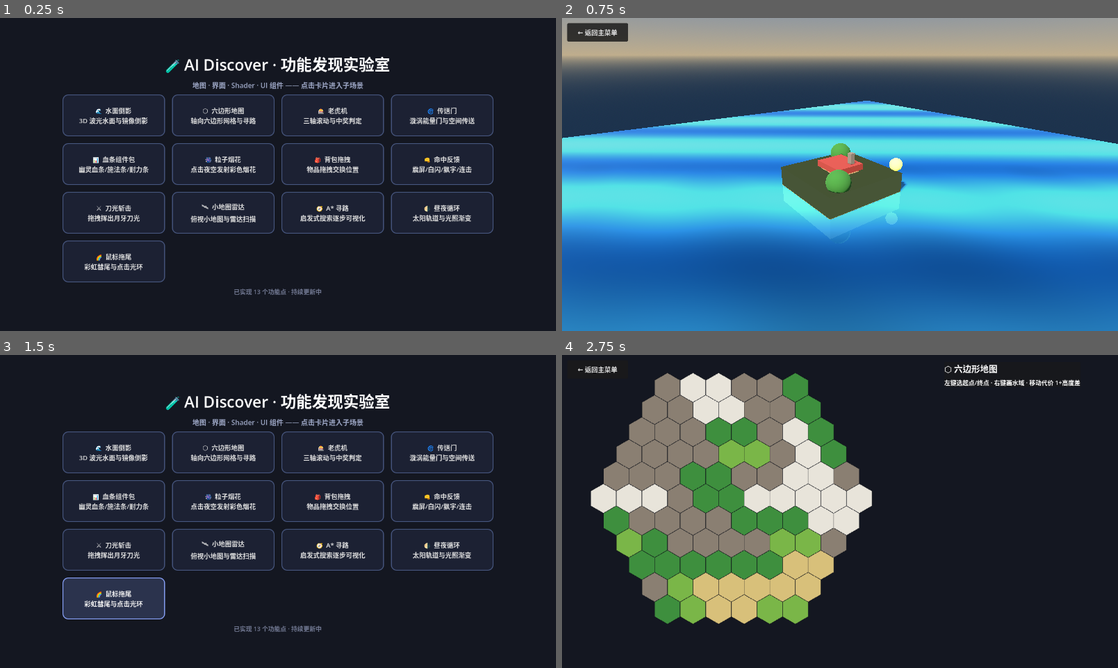
Above: before the commit, frames 1-4 (two rows, left to right).
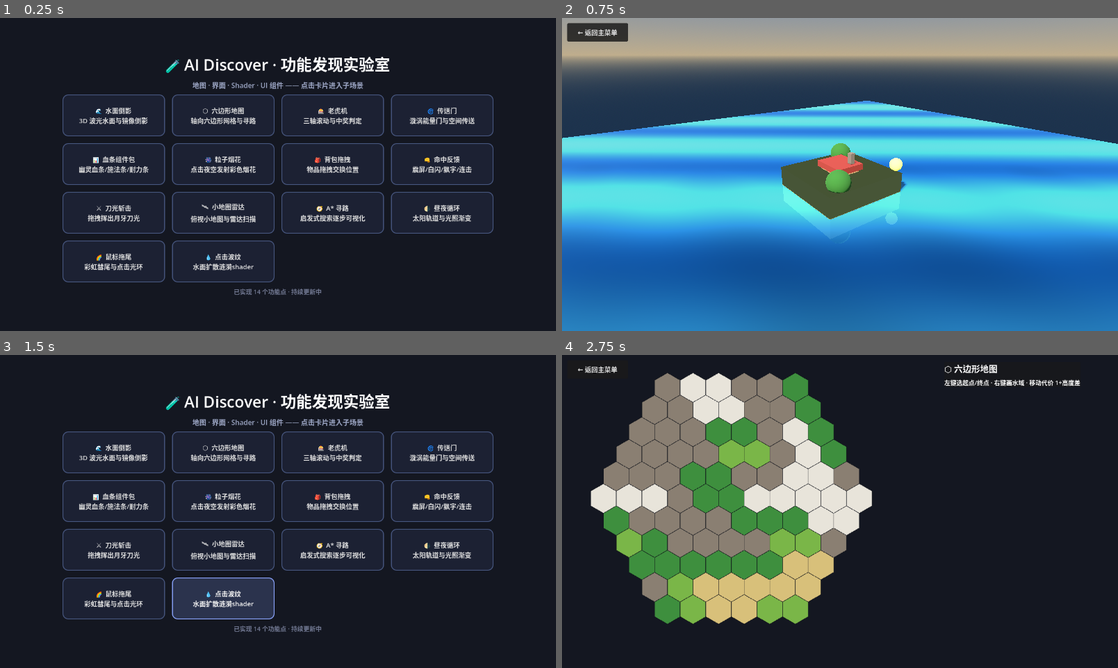
Above: after the commit, the same moments.

Repository: richardkiwilee/pyFramework
Game: Godot game, scene res://scenes/menu.tscn
The game is run twice, just before and just after one commit, with the same random seed, the same clock (stepped at 60 frames per second) and the same inputs.
Inputs:
- Up to frame 1 (0.25 s): no input
- Up to frame 2 (0.75 s): click "🌊 水面倒影 3D 波光水面与镜像倒影" at 0.5 s
- Up to frame 3 (1.5 s): click "← 返回主菜单" at 1.25 s
- Up to frame 4 (2.75 s): click "⬡ 六边形地图 轴向六边形网格与寻路" at 2 s

The runs differ from the first frame. In frame 1, 0.5% of the frame differs, in the area x 30-50%, y 71-89%; in frame 2, nothing differs; in frame 3, 4.7%, in the area x 11-50%, y 71-89%; in frame 4, nothing differs.

Commit message:
ai-discover: 功能14 点击波纹——水面扩散涟漪shader(GDScript时钟驱动)
Co-Authored-By: Claude <noreply@anthropic.com>

Diff:
--- /dev/null
+++ b/ai-discover/features/ripple/ripple.gd
@@ -0,0 +1,58 @@
+extends Control
+## =============================================================================
+## 点击波纹 —— 深水背景，点击处泛起扩散涟漪（2D shader）
+## =============================================================================
+## 波纹数据（位置 + 出生时刻）由 GDScript 管理（最多 8 个，环形覆盖），
+## 以 uniform 数组注入 shader；时间统一用 GDScript 时钟传入 u_time，
+## 保证"出生时刻"与 shader 时钟同源。
+## =============================================================================
+
+const MAX_RIPPLES := 8
+const LIFETIME := 2.5
+
+var _ripple_pos: Array[Vector2] = []
+var _ripple_time: Array[float] = []
+var _next_slot := 0
+var _clock_start: float = 0.0
+
+@onready var rect: ColorRect = $EffectRect
+
+
+func _ready() -> void:
+	_clock_start = Time.get_ticks_msec() / 1000.0
+	for i in MAX_RIPPLES:
+		_ripple_pos.append(Vector2.ZERO)
+		_ripple_time.append(-1.0)
+	_push_params()
+
+
+func _process(_delta: float) -> void:
+	rect.material.set_shader_parameter("u_time", _now())
+
+
+func _now() -> float:
+	return Time.get_ticks_msec() / 1000.0 - _clock_start
+
+
+func _unhandled_input(event: InputEvent) -> void:
+	if event is InputEventMouseButton and event.pressed and event.button_index == MOUSE_BUTTON_LEFT:
+		_add_ripple(event.position)
+		get_viewport().set_input_as_handled()
+
+
+## 添加一个波纹（环形覆盖最旧的槽位），供测试直接调用
+func _add_ripple(pos: Vector2) -> void:
+	_ripple_pos[_next_slot] = pos
+	_ripple_time[_next_slot] = _now()
+	_next_slot = (_next_slot + 1) % MAX_RIPPLES
+	_push_params()
+
+
+func _push_params() -> void:
+	var mat: ShaderMaterial = rect.material
+	var pos_arr := PackedVector2Array(_ripple_pos)
+	var time_arr := PackedFloat32Array(_ripple_time)
+	for i in MAX_RIPPLES:
+		mat.set_shader_parameter("ripple_pos", pos_arr)
+		mat.set_shader_parameter("ripple_time", time_arr)
+	mat.set_shader_parameter("view_size", Vector2(1280, 720))
--- /dev/null
+++ b/ai-discover/features/ripple/ripple.gdshader
@@ -0,0 +1,43 @@
+shader_type canvas_item;
+// =============================================================================
+// 点击波纹 shader —— 深水背景 + 扩散圆环
+// 波纹数据（位置/出生时刻）由 GDScript 以 uniform 数组注入，
+// 时间统一用 GDScript 传入的 u_time（与波纹出生时刻同一时钟），
+// 不依赖 shader 内置 TIME，逻辑更可控。
+// =============================================================================
+
+uniform vec2 ripple_pos[8];
+uniform float ripple_time[8];          // -1 = 该槽位无波纹
+uniform float u_time = 0.0;
+uniform vec2 view_size = vec2(1280.0, 720.0);
+
+float hash21(vec2 p) {
+	p = fract(p * vec2(234.34, 435.345));
+	p += dot(p, p + 34.23);
+	return fract(p.x * p.y);
+}
+
+void fragment() {
+	vec2 p = SCREEN_UV * view_size;
+	// 深水背景 + 缓慢流动的微光纹理
+	float n = hash21(floor(p / 26.0) + floor(vec2(u_time * 0.8, u_time * 0.4)));
+	vec3 col = vec3(0.02, 0.05, 0.10) + vec3(0.03, 0.06, 0.11) * n;
+	col += vec3(0.02, 0.04, 0.09) * smoothstep(0.0, 720.0, p.y);
+
+	for (int i = 0; i < 8; i++) {
+		float age = u_time - ripple_time[i];
+		if (age < 0.0 || age > 2.5) {
+			continue;
+		}
+		float d = length(p - ripple_pos[i]);
+		float fade = 1.0 - age / 2.5;
+		float r = age * 260.0;                     // 主环半径
+		float band = smoothstep(26.0, 0.0, abs(d - r));
+		col += vec3(0.45, 0.78, 1.0) * band * fade * 0.9;
+		float band2 = smoothstep(14.0, 0.0, abs(d - r * 0.55));  // 内圈次环
+		col += vec3(1.0) * band2 * fade * 0.3;
+		// 环心亮斑
+		col += vec3(0.6, 0.9, 1.0) * smoothstep(30.0, 0.0, d) * fade * fade * 0.5;
+	}
+	COLOR = vec4(col, 1.0);
+}
--- /dev/null
+++ b/ai-discover/features/ripple/ripple.tscn
@@ -0,0 +1,38 @@
+[gd_scene load_steps=4 format=3]
+
+[ext_resource type="Script" path="res://features/ripple/ripple.gd" id="1_main"]
+[ext_resource type="Shader" path="res://features/ripple/ripple.gdshader" id="2_shader"]
+[ext_resource type="PackedScene" path="res://scenes/back_button.tscn" id="3_back"]
+
+[sub_resource type="ShaderMaterial" id="ShaderMaterial_1"]
+shader = ExtResource("2_shader")
+
+[node name="Ripple" type="Control"]
+layout_mode = 3
+anchors_preset = 15
+anchor_right = 1.0
+anchor_bottom = 1.0
+grow_horizontal = 2
+grow_vertical = 2
+script = ExtResource("1_main")
+
+[node name="EffectRect" type="ColorRect" parent="."]
+layout_mode = 1
+anchors_preset = 15
+anchor_right = 1.0
+anchor_bottom = 1.0
+grow_horizontal = 2
+grow_vertical = 2
+mouse_filter = 2
+material = SubResource("ShaderMaterial_1")
+
+[node name="BackButton" parent="." instance=ExtResource("3_back")]
+
+[node name="HintLabel" type="Label" parent="."]
+layout_mode = 0
+offset_left = 16.0
+offset_top = 690.0
+offset_right = 900.0
+offset_bottom = 716.0
+theme_override_font_sizes/font_size = 15
+text = "💧 点击水面任意位置泛起涟漪（最多同时 8 圈）"
--- a/ai-discover/scripts/menu.gd
+++ b/ai-discover/scripts/menu.gd
@@ -23,6 +23,7 @@
 	{"icon": "🧭", "name": "A* 寻路", "desc": "启发式搜索逐步可视化", "scene": "res://features/astar/astar.tscn"},
 	{"icon": "🌗", "name": "昼夜循环", "desc": "太阳轨道与光照渐变", "scene": "res://features/daynight/daynight.tscn"},
 	{"icon": "🌈", "name": "鼠标拖尾", "desc": "彩虹彗尾与点击光环", "scene": "res://features/mouse_trail/mouse_trail.tscn"},
+	{"icon": "💧", "name": "点击波纹", "desc": "水面扩散涟漪shader", "scene": "res://features/ripple/ripple.tscn"},
 ]
 
 @onready var grid: GridContainer = $CenterBox/VBox/Grid
